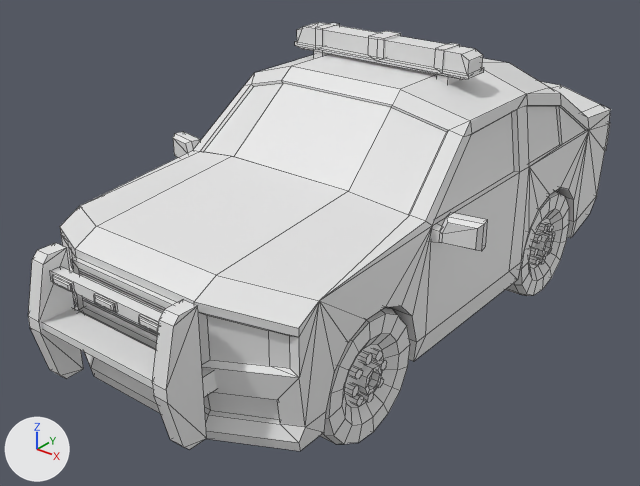
What one commit did to the FBX model Assets/Low Poly Police Car Pack/Components/Meshes/Police Car v1.fbx.
Before and after are seen from a 50 mm camera at (11.72, -16.08, 8.35) aimed at (-0.27, -1.1, -0.94). Arrows for +X, +Y and +Z are at lower left; the lights stay in place. Mesh edges are drawn as thin lines. Where no turn or scale is listed for an object, it has been applied to the vertices.

In view in the first picture: 'police_car_main', 'police_car_wheel_back_left', 'police_car_wheel_front_left'.
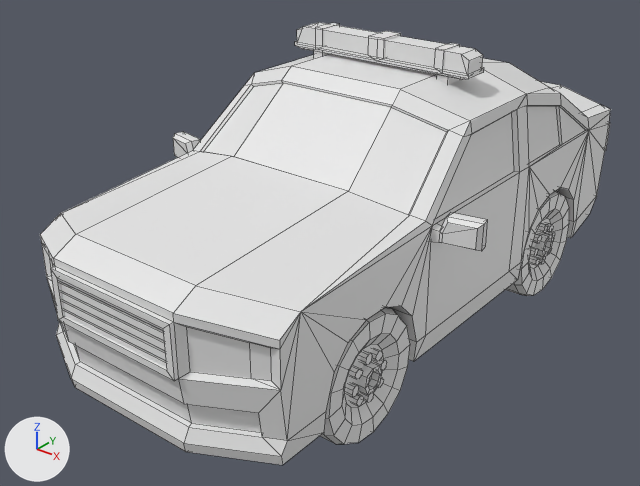
What differs and where, as boxes [x1, y1, x2, y2] in the pictures (640 x 486 px; the box of a moved part takes in the faces that stretch with it):
```json
{"object": "police_car_main", "change": "reshaped", "before": [28, 22, 611, 451], "after": [40, 22, 611, 465]}
{"part": 1, "of": "me_cube_029", "change": "moved or reshaped", "before": [81, 273, 164, 314], "after": [60, 283, 164, 341]}
{"part": 2, "of": "me_cube_029", "change": "moved or reshaped", "after": [62, 292, 165, 351], "on screen": "not visible before"}
{"part": 3, "of": "me_cube_029", "change": "moved or reshaped", "before": [85, 298, 158, 335], "after": [63, 301, 166, 361]}
{"part": 4, "of": "me_cube_029", "change": "moved or reshaped", "before": [85, 301, 158, 341], "after": [64, 310, 166, 367]}
{"part": 5, "of": "me_cube_029", "change": "moved or reshaped", "before": [81, 270, 166, 310], "after": [60, 279, 163, 331]}
{"part": 6, "of": "me_cube_029", "change": "deleted", "before": [28, 243, 207, 450]}
{"part": 7, "of": "me_cube_029", "change": "cut back", "before": [60, 150, 432, 451], "after": [40, 150, 432, 465]}
```

The change, as JSON lines over the scene's bpy script:
```json
{"block": "me_cube_029", "where": "# used by ob_police_car_main; location = (0.0, 0.0, 0.0)"}
{"op": "remove", "block": "me_cube_029", "code": "me_cube_029.from_pydata(...)  # 680 vertices, 636 faces; spans x -4.4..4.4, y -8.0..7.7, z -2.2..3.7"}
{"op": "add", "block": "me_cube_029", "code": "me_cube_029.from_pydata(...)  # 564 vertices, 533 faces; spans x -4.4..4.4, y -7.6..7.7, z -2.2..3.7"}
{"block": "me_cube_029", "change": "me_cube_029 part 1: the loose piece of 8 vertices spanning x -1.5..1.5, y -7.0..-6.9, z 0.1..0.3 is moved by (0.0, -0.5, 0.0)"}
{"block": "me_cube_029", "change": "me_cube_029 part 2: the loose piece of 8 vertices spanning x -1.5..1.5, y -7.0..-6.9, z -0.1..0.1 is moved by (0.0, -0.5, 0.0)"}
{"block": "me_cube_029", "change": "me_cube_029 part 3: the loose piece of 8 vertices spanning x -1.5..1.5, y -7.0..-6.9, z -0.3..-0.1 is moved by (0.0, -0.5, 0.0)"}
{"block": "me_cube_029", "change": "me_cube_029 part 4: the loose piece of 6 vertices spanning x -1.5..1.5, y -7.0..-6.9, z -0.5..-0.3 is moved by (0.0, -0.5, 0.0)"}
{"block": "me_cube_029", "change": "me_cube_029 part 5: the loose piece of 6 vertices spanning x -1.5..1.5, y -7.0..-6.9, z 0.3..0.5 is moved by (0.0, -0.5, 0.0)"}
{"block": "me_cube_029", "change": "me_cube_029 part 6: 7 loose pieces with 108 vertices, spanning x -2.0..2.0, y -8.0..-7.2, z -1.9..0.9, are deleted"}
{"block": "me_cube_029", "change": "me_cube_029 part 7"}
{"block": "me_cube_029", "change": "16 vertices are removed from x -1.9..1.9, y -7.3..-6.7, z -1.1..-0.6"}
{"block": "me_cube_029", "change": "8 faces are deleted"}
{"block": "me_cube_029", "change": "58 vertices in x -3.3..3.3, y -7.1..-5.6, z -2.2..1.0 move by (0.0, -0.5, 0.0)"}
{"block": "me_cube_029", "change": "8 vertices in x -3.3..3.3, y -6.2, z -2.0..0.4 move by (0.0, -0.4, 0.0)"}
{"block": "me_cube_029", "change": "8 vertices are added at x -1.9..1.9, y -7.2, z -1.1..-0.6"}
```
